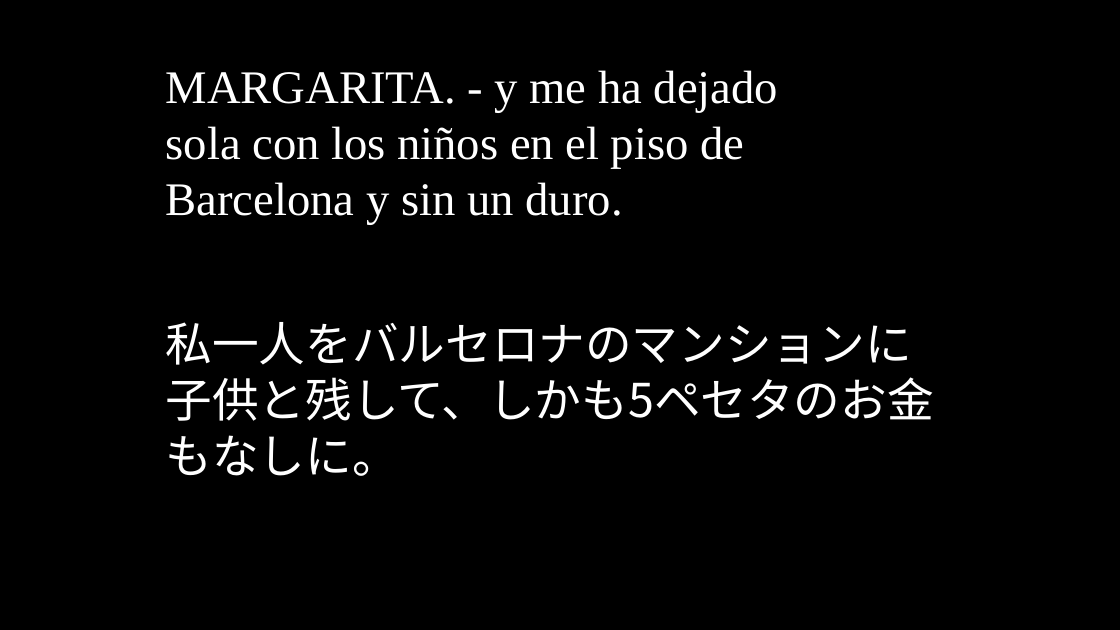
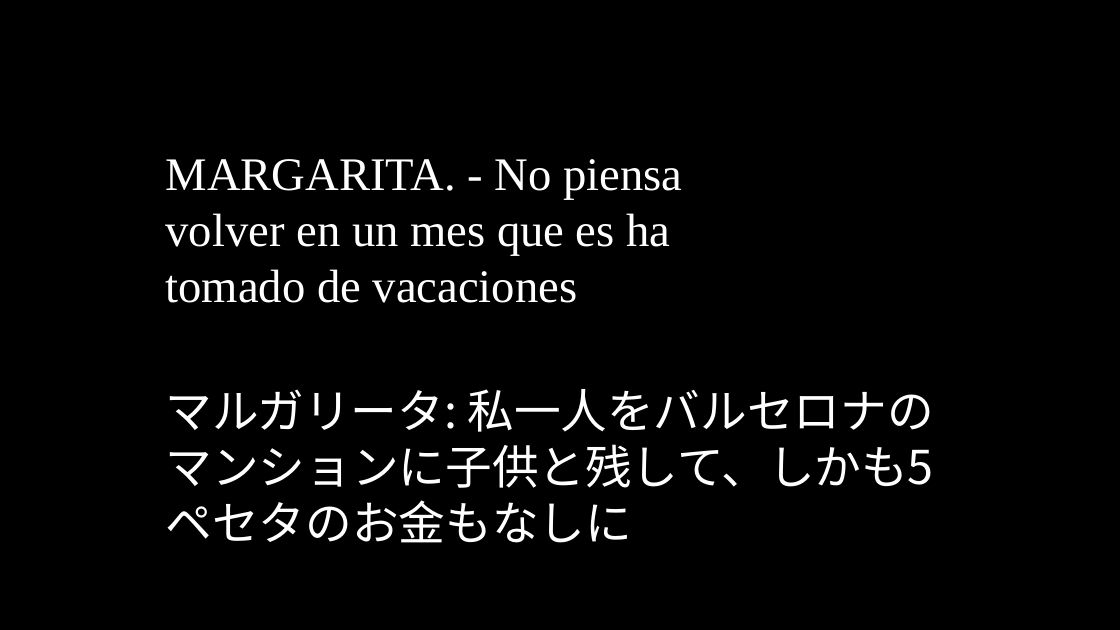
Before and after one commit to oulcggc/lang-drama-caption, a slide deck: slide 97 of complete-cap.pptx (slide 98 before the commit). Drawn at 1120x630 pixels with LibreOffice and Linux fonts; fonts in the diff are those of the drawing. Boxes give left, top, right and bottom in pixels: in the first picture for what was removed or moved away, otherwise in the second. Text is boxed around its words. In the diff, an @@ line names an element or a change of style, - is before the commit and + after.

```diff
--- a/complete-cap.pptx
+++ b/complete-cap.pptx
@@ text removed at [166, 70, 778, 225] @@
-MARGARITA. - y me ha dejado sola con los niños en el piso de Barcelona y sin un duro.
@@ text added at [166, 159, 682, 303], 40 pt, text #FFFFFF @@
+MARGARITA. - No piensa volver en un mes que es ha tomado de vacaciones
@@ text at [166, 389, 934, 488]: text changed @@
-私一人をバルセロナのマンションに子供と残して、しかも5ペセタのお金もなしに。
+マルガリータ: 私一人をバルセロナのマンションに子供と残して、しかも5ペセタのお金もなしに
```
Also in this commit, not shown: 97 other slides changed, 60 slides added, 60 slides removed, 1 other file.
